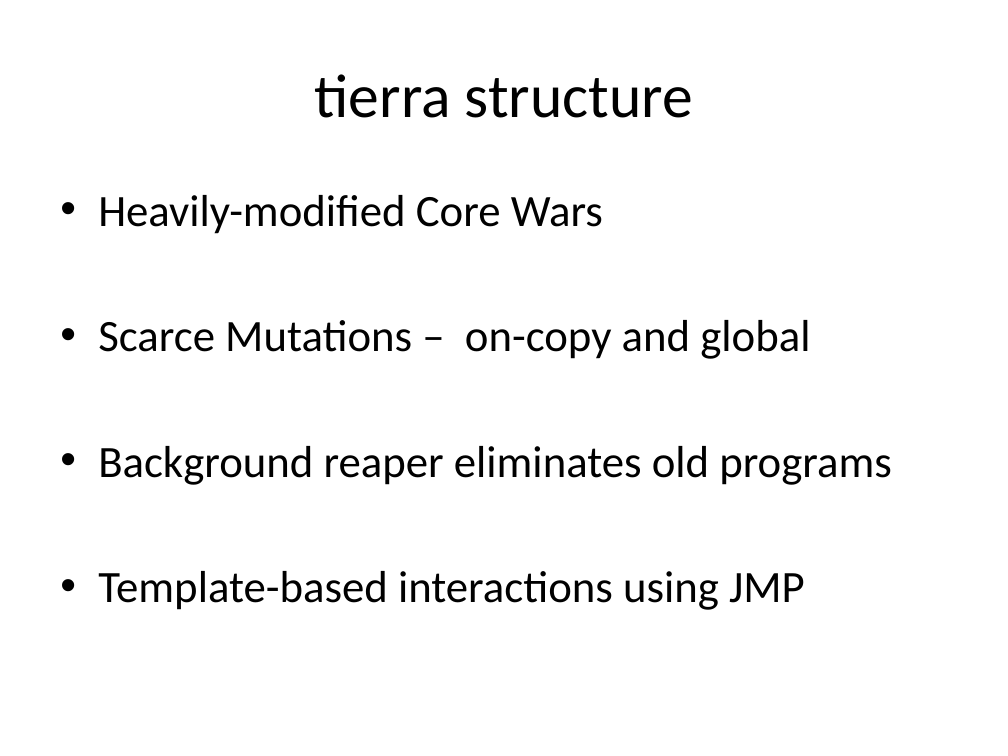
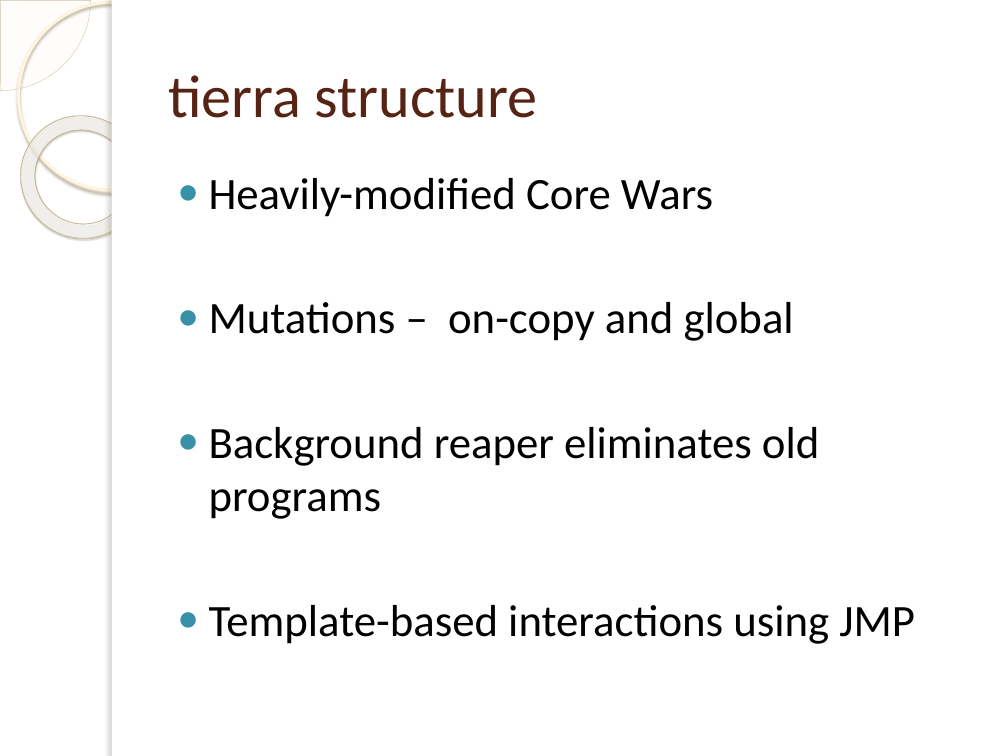
Before and after one commit to mallyvai/4holland, a slide deck: slide 7 of tierra.pptx (slide 6 before the commit). Drawn at 1008x756 pixels with LibreOffice and Linux fonts; fonts in the diff are those of the drawing; background and template pictures are left out. Boxes give left, top, right and bottom in pixels: in the first picture for what was removed or moved away, otherwise in the second. Text is boxed around its words. In the diff, an @@ line names an element or a change of style, - is before the commit and + after.

```diff
--- a/tierra.pptx
+++ b/tierra.pptx
@@ pie slice (boxed as its full ellipse) added at <box>0,0,91,91</box>, fill #FEFAF4 at 33% opacity, outline #D3C39F 0.25 pt @@
@@ ellipse added at <box>18,2,206,190</box>, outline #FFF5DE 2.15 pt @@
@@ rectangle added at <box>112,0,1008,756</box>, fill #FFFFFF @@
@@ rectangle added at <box>112,0,120,756</box>, fill #FFFFFF @@
@@ title "tierra structure": place and size @@
-title "tierra structure" at <box>315,74,693,118</box>
+title "tierra structure" at <box>168,75,538,118</box>
@@ title "tierra structure" at <box>168,75,538,118</box>: size 44 to 43 pt, text colour #000000 to #572314; alignment centre to left @@
@@ donut added at <box>0,91,169,263</box>, fill gradient #FFFCF6 to #FFFEFB to #F0D28E, outline #C7B893 0.58 pt @@
@@ text "Heavily-modified Core Wars": place and size @@
-text "Heavily-modified Core Wars" at <box>98,195,892,610</box>
+text "Heavily-modified Core Wars" at <box>209,178,915,644</box>
@@ text at <box>209,178,915,644</box>: bullet • to ● @@
@@ text at <box>209,302,794,341</box>: text changed @@
-• Scarce Mutations – on-copy and global
+● Mutations – on-copy and global
```
Also in this commit, not shown: 10 other slides changed, 7 slides added, 3 slides removed.
